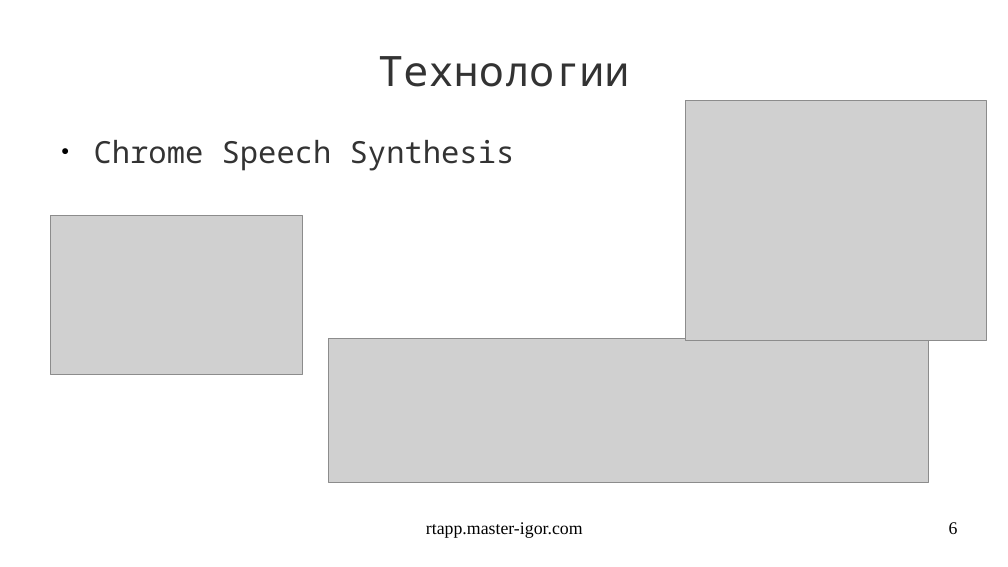
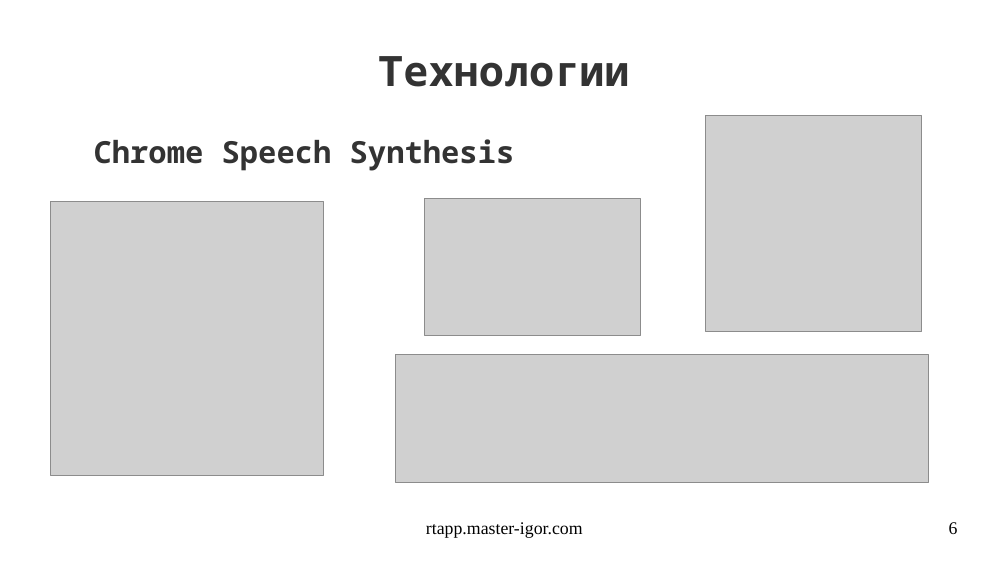
Before and after one commit to banditi/real-time-app, a slide deck: slide 6 of rtapp.odp. Drawn at 1008x567 pixels with LibreOffice and Linux fonts; fonts in the diff are those of the drawing; grey boxes stand for pictures. Boxes give left, top, right and bottom in pixels: in the first picture for what was removed or moved away, otherwise in the second. Text is boxed around its words. In the diff, an @@ line names an element or a change of style, - is before the commit and + after.

```diff
--- a/rtapp.odp
+++ b/rtapp.odp
@@ title "Технологии" at (378, 56, 629, 87): bold on @@
@@ picture added at (706, 115, 922, 331) @@
@@ text "Chrome Speech Synthesis" at (94, 139, 515, 171): bold on; bullet ● to none @@
@@ picture: place and size @@
-picture at (686, 101, 987, 341)
+picture at (50, 201, 324, 475)
@@ picture: place and size @@
-picture at (50, 215, 303, 374)
+picture at (425, 199, 641, 336)
@@ picture: place and size @@
-picture at (328, 338, 929, 482)
+picture at (396, 355, 929, 483)
```
Also in this commit, not shown: 8 other slides changed, 3 other files.
